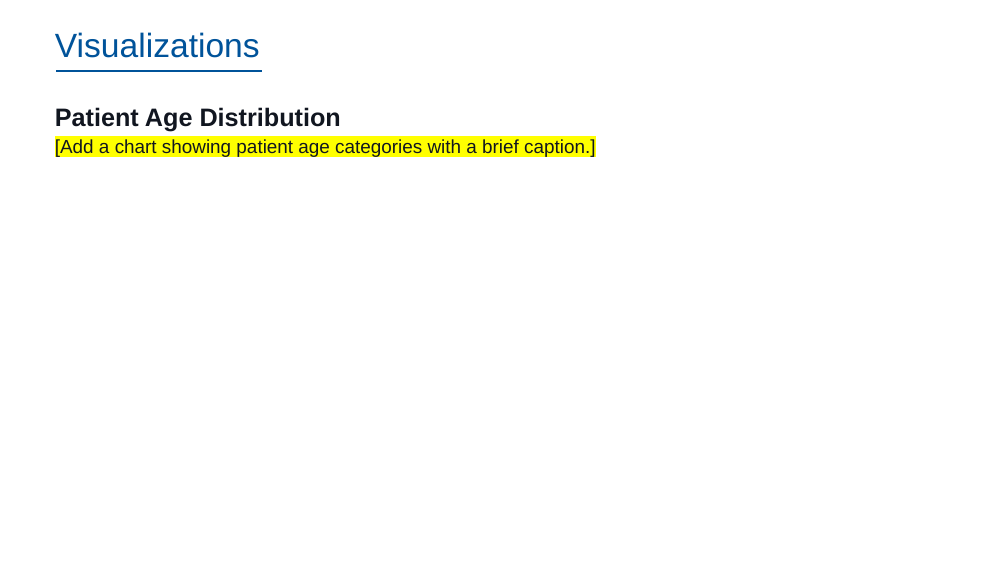
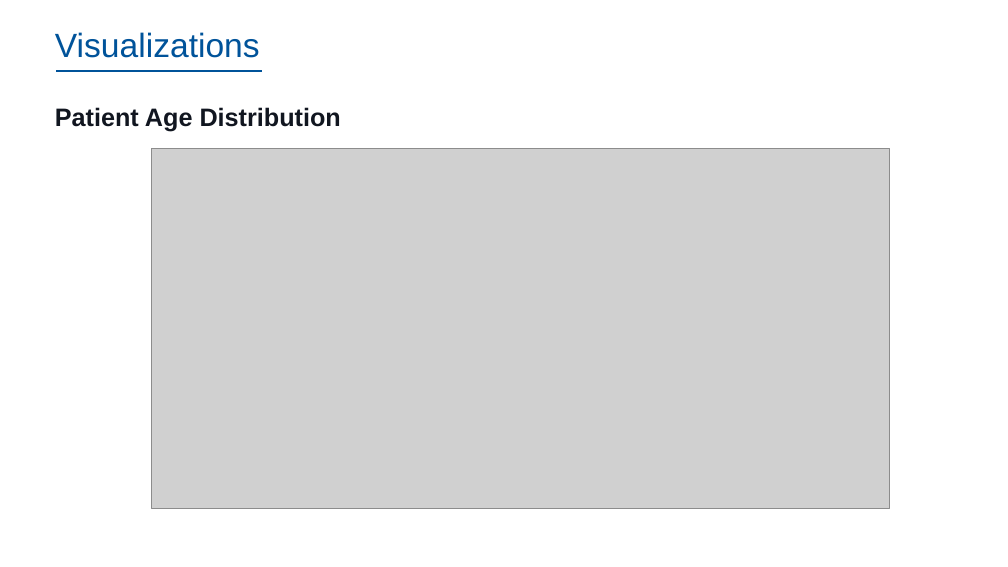
Before and after one commit to dennislamcv1/IBMSA, a slide deck: slide 18 of Systems Analyst Capstone Project/Final SubmissionDL.pptx. Drawn at 1008x567 pixels with LibreOffice and Linux fonts; fonts in the diff are those of the drawing; grey boxes stand for pictures; background and template pictures are left out. Boxes give left, top, right and bottom in pixels: in the first picture for what was removed or moved away, otherwise in the second. Text is boxed around its words. In the diff, an @@ line names an element or a change of style, - is before the commit and + after.

```diff
--- a/Systems Analyst Capstone Project/Final SubmissionDL.pptx
+++ b/Systems Analyst Capstone Project/Final SubmissionDL.pptx
@@ text at (55,139,595,157): paragraph removed @@
-  [Add a chart showing patient age categories with a brief caption.]
@@ picture added at (152,148,890,508) @@
```
Also in this commit, not shown: 10 other slides changed, 6 other files.
